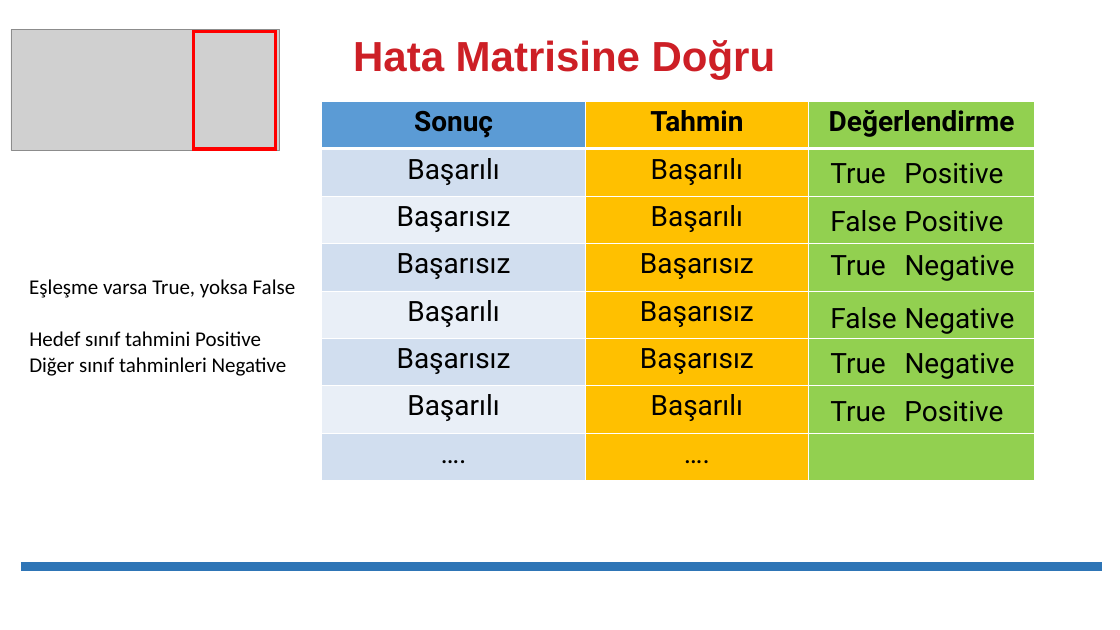
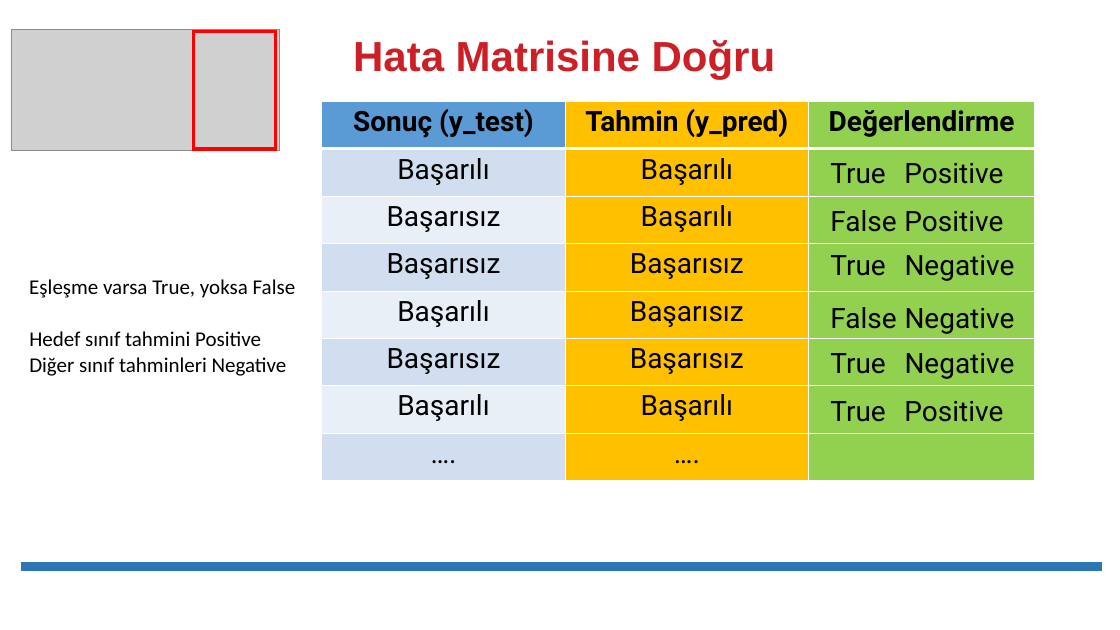
Before and after one commit to erkansirin78/preprocessing-analysis-ml-dl-big-data, a slide deck: slide 6 of presentations/06_Hata_Matrisi_Yorumlama+.pptx. Drawn at 1120x630 pixels with LibreOffice and Linux fonts; fonts in the diff are those of the drawing; grey boxes stand for pictures. Boxes give left, top, right and bottom in pixels: in the first picture for what was removed or moved away, otherwise in the second. Text is boxed around its words. In the diff, an @@ line names an element or a change of style, - is before the commit and + after.

```diff
--- a/presentations/06_Hata_Matrisi_Yorumlama+.pptx
+++ b/presentations/06_Hata_Matrisi_Yorumlama+.pptx
@@ table at <box>322,102,1034,481</box> @@
-row 1, column 1: Sonuç
+row 1, column 1: Sonuç (y_test)
-row 1, column 2: Tahmin
+row 1, column 2: Tahmin (y_pred)
```
Also in this commit, not shown: 16 other files.
